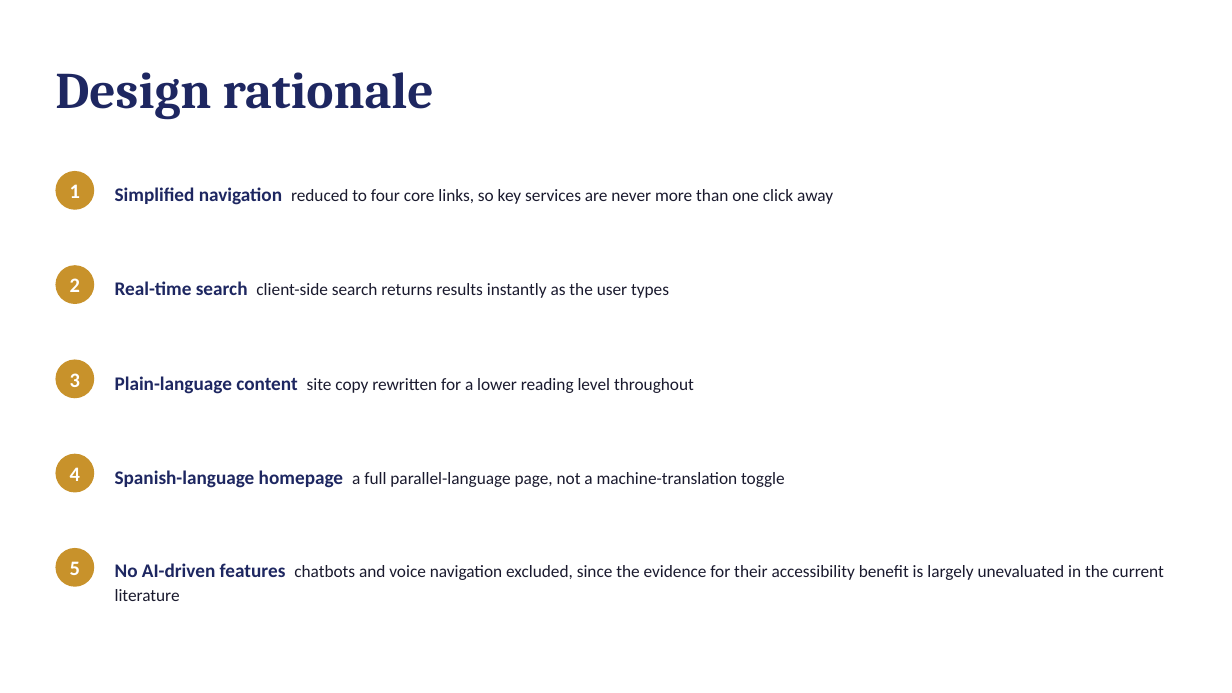
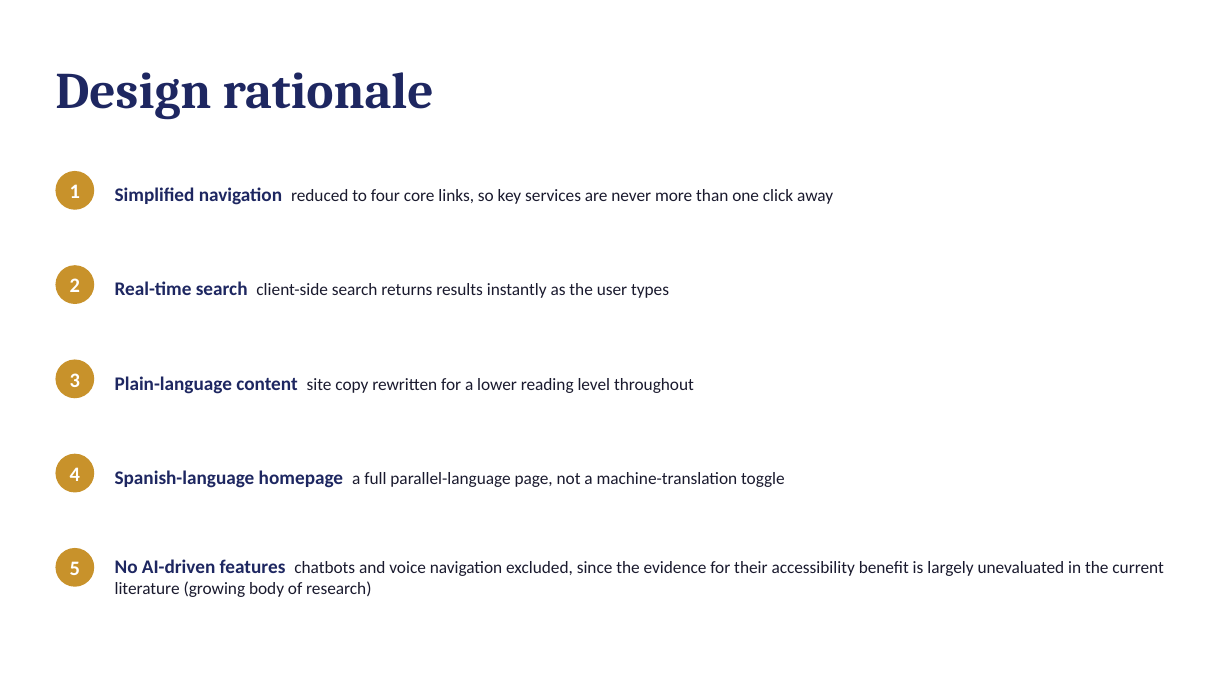
Before and after one commit to kkennebrew/zavala, a slide deck: slide 5 of Viva_Slides.pptx. Drawn at 1232x693 pixels with LibreOffice and Linux fonts; fonts in the diff are those of the drawing. Boxes give left, top, right and bottom in pixels: in the first picture for what was removed or moved away, otherwise in the second. Text is boxed around its words. In the diff, an @@ line names an element or a change of style, - is before the commit and + after.

```diff
--- a/Viva_Slides.pptx
+++ b/Viva_Slides.pptx
@@ text at bbox=[115, 559, 1163, 597]: text changed @@
-No AI-driven features chatbots and voice navigation excluded, since the evidence for their accessibility benefit is largely unevaluated in the current literature
+No AI-driven features chatbots and voice navigation excluded, since the evidence for their accessibility benefit is largely unevaluated in the current literature (growing body of research)
```
Also in this commit, not shown: 1 other slide changed, 1 other file.
